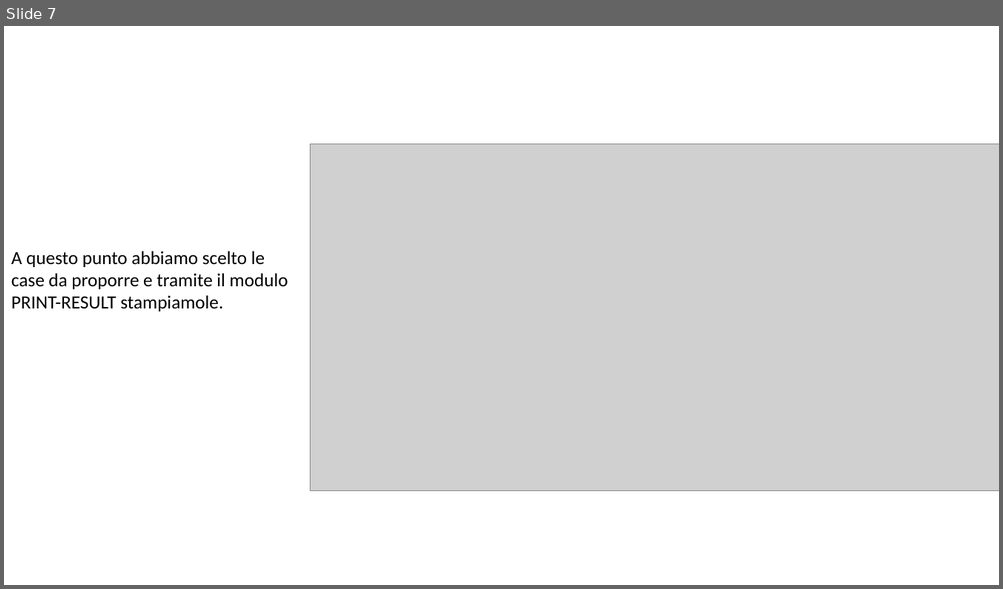
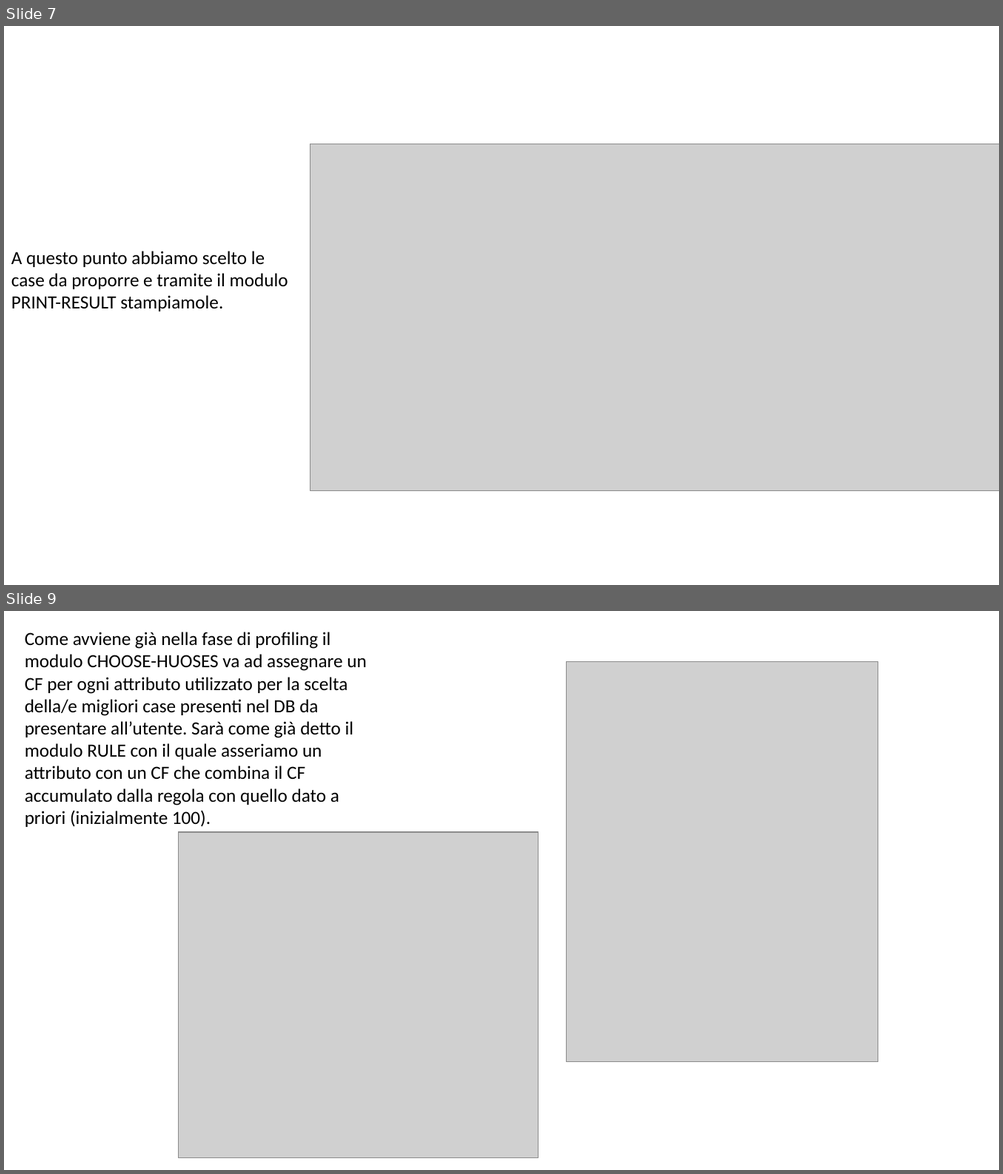
Before and after one commit to giargiapower/prolog-clingo-clips-soar, a slide deck: Presentazioni/Presentazione_Clips.pptx. Shown one above the other, each under a label of ours: slide 7 before the commit, slides 7 and 9 after it; the slides between them are not shown. The pictures are 1003x589 and 1003x1174 pixels, drawn with LibreOffice and Linux fonts; fonts in the diff are those of the drawing; grey boxes stand for pictures. Boxes give left, top, right and bottom in pixels: in the first picture for what was removed or moved away, otherwise in the second. Text is boxed around its words. In the diff, an @@ line names an element or a change of style, - is before the commit and + after.

```diff
--- a/Presentazioni/Presentazione_Clips.pptx
+++ b/Presentazioni/Presentazione_Clips.pptx
@@ slide 9 added at (4,611,999,1170), background #FFFFFF @@
@@ text added at (25,632,366,827), 18 pt, text #000000 @@
+Come avviene già nella fase di profiling il modulo CHOOSE-HUOSES va ad assegnare un CF per ogni attributo utilizzato per la scelta della/e migliori case presenti nel DB da presentare all’utente. Sarà come già detto il modulo RULE con il quale asseriamo un attributo con un CF che combina il CF accumulato dalla regola con quello dato a priori (inizialmente 100).
@@ picture added at (566,662,878,1062) @@
@@ picture added at (179,832,538,1159) @@
```
Also in this commit, not shown: 1 slide changed, 3 other slides added, 4 slides removed.
